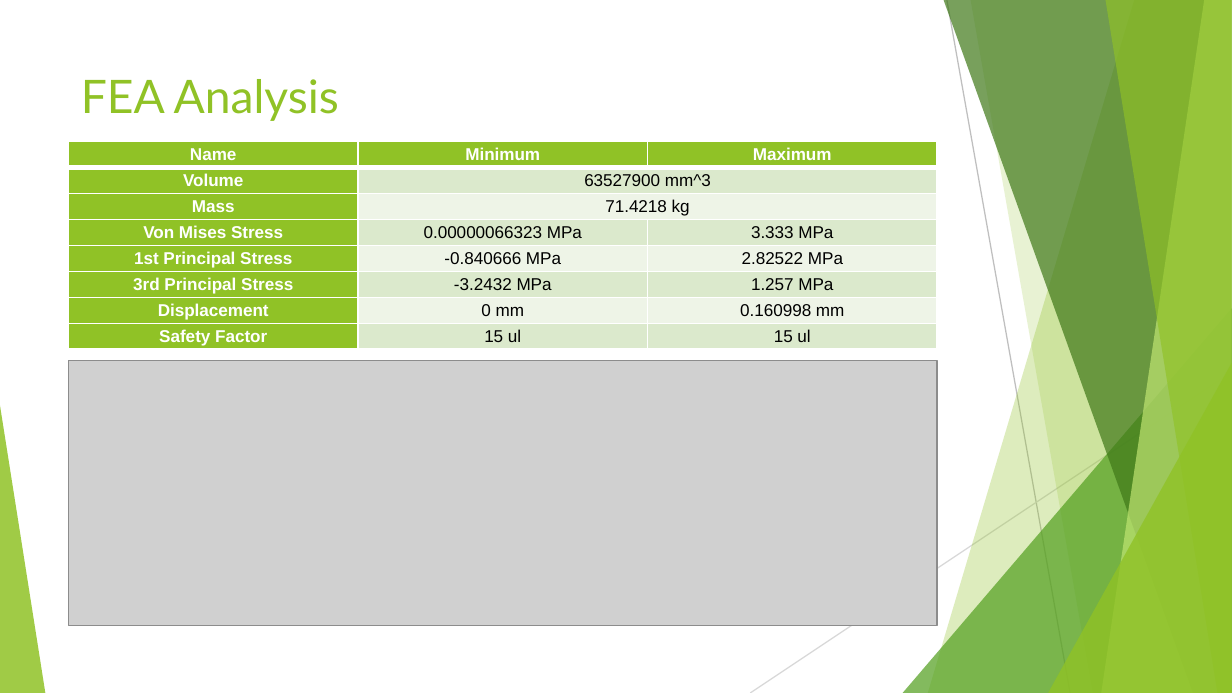
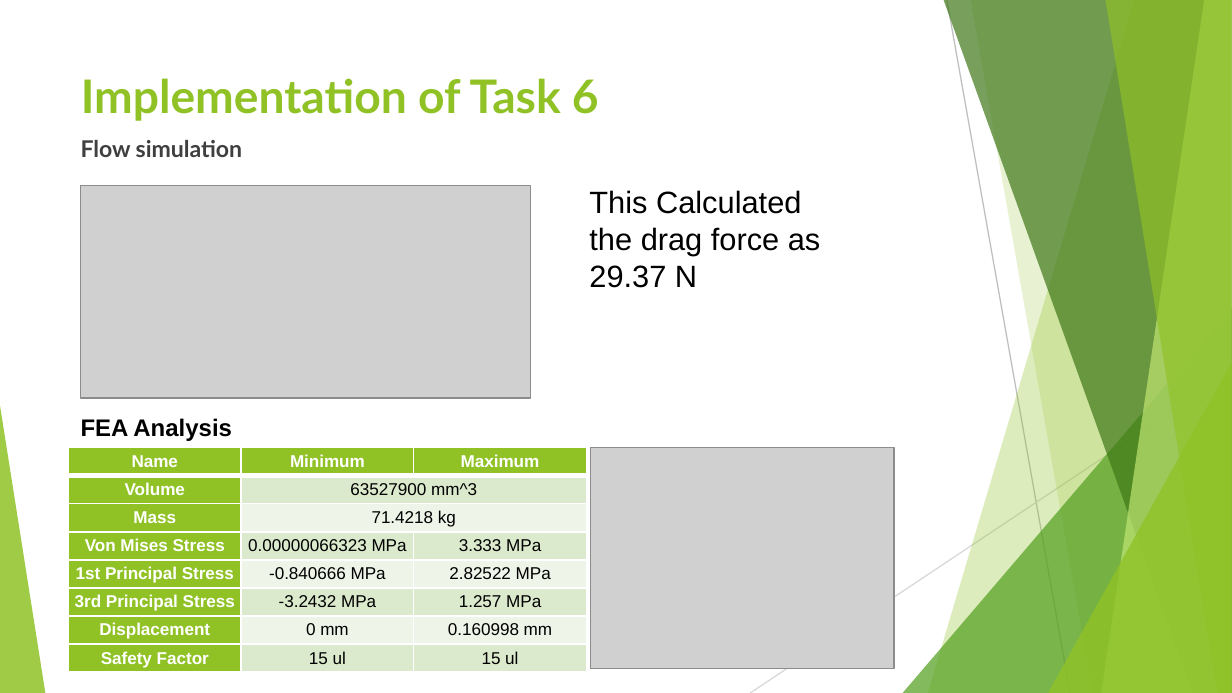
Before and after one commit to mmehmood/senior-design, a slide deck: slide 18 of Final Presentation task 1-6 and 1-5.pptx (slide 30 before the commit). Drawn at 1232x693 pixels with LibreOffice and Linux fonts; fonts in the diff are those of the drawing; grey boxes stand for pictures. Boxes give left, top, right and bottom in pixels: in the first picture for what was removed or moved away, otherwise in the second. Text is boxed around its words. In the diff, an @@ line names an element or a change of style, - is before the commit and + after.

```diff
--- a/Final Presentation task 1-6 and 1-5.pptx
+++ b/Final Presentation task 1-6 and 1-5.pptx
@@ title added at (81, 78, 599, 121), 27 pt, text #90C226, bold @@
+Implementation of Task 6
@@ text added at (81, 140, 242, 157), 13.5 pt, text #3F3F3F, bold @@
+Flow simulation
@@ picture added at (80, 185, 530, 398) @@
@@ text added at (589, 190, 821, 288), 18 pt, text #000000 @@
+This Calculated the drag force as 29.37 N
@@ text "FEA Analysis": place and size @@
-text "FEA Analysis" at (81, 79, 339, 121)
+text "FEA Analysis" at (81, 418, 232, 441)
@@ text "FEA Analysis" at (81, 418, 232, 441): size 27 to 14 pt, font Lato to Arial, text colour #90C226 to #000000, bold on @@
@@ table: place and size @@
-table at (69, 142, 938, 361)
+table at (69, 447, 586, 673)
@@ picture: place and size @@
-picture at (68, 361, 936, 626)
+picture at (590, 447, 893, 668)
```
Also in this commit, not shown: 18 other slides changed, 14 slides added, 15 slides removed.
